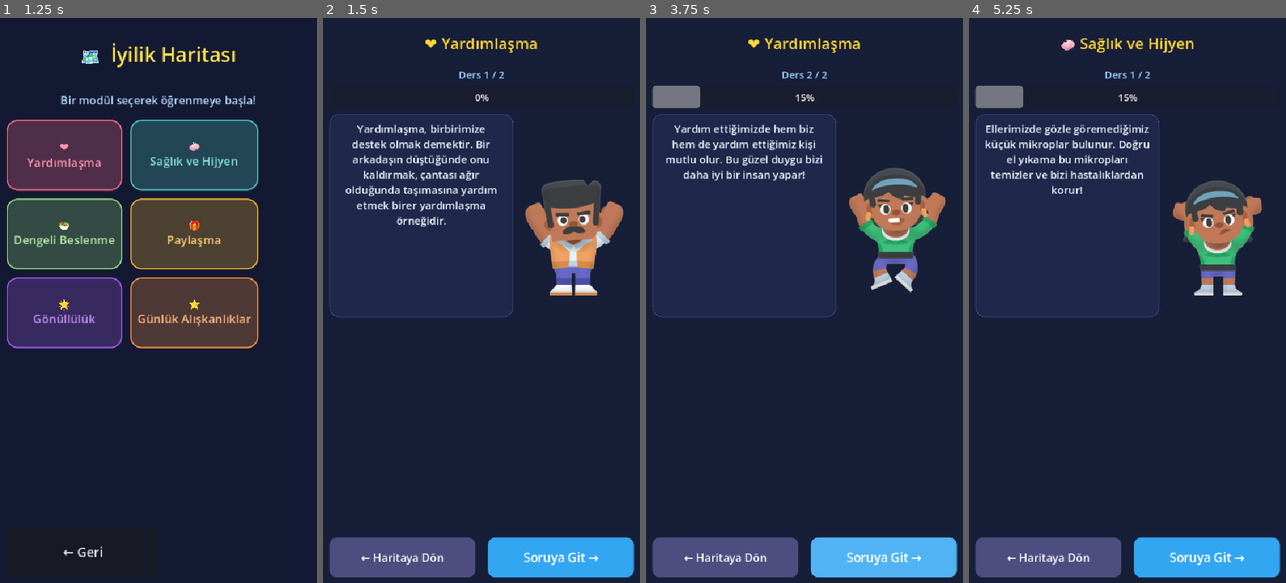
Above: before the commit, frames 1-4 (left to right).
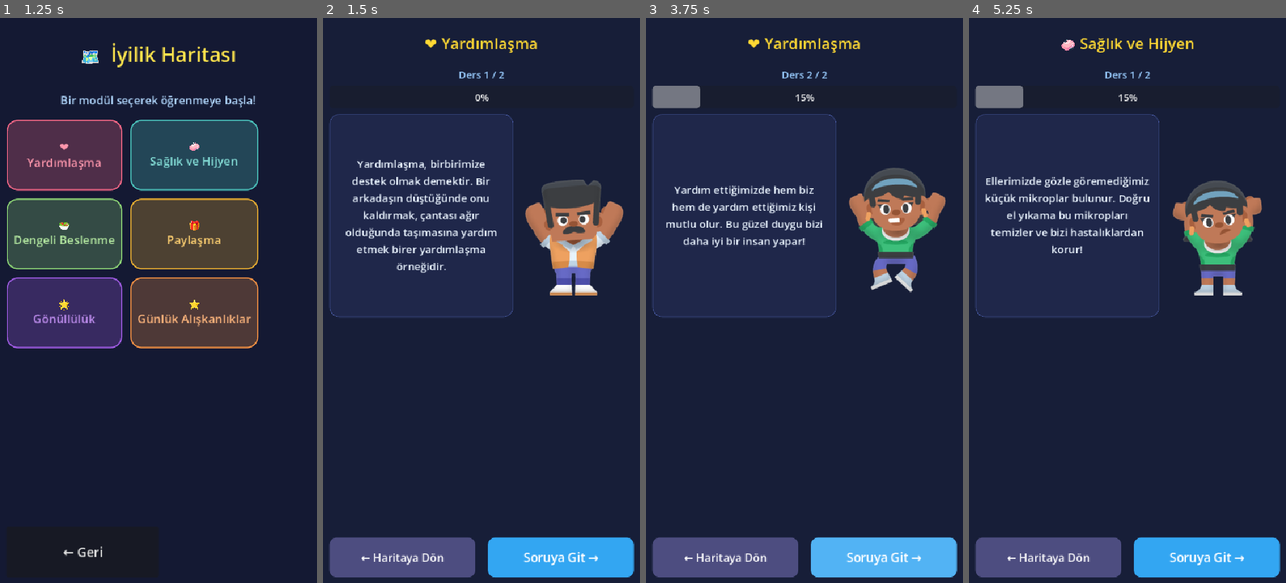
Above: after the commit, the same moments.

Repository: 42-Istanbul-Freelance/losev_iyilik_kahraman
Game: Godot game, scene res://scenes/MainMenu.tscn
The game is run twice, just before and just after one commit, with the same random seed, the same clock (stepped at 60 frames per second) and the same inputs. Sound files missing from this copy of the repository are replaced by a short silence.
Inputs:
- Up to frame 1 (1.25 s): click "🗺️ Haritaya Git" at 0.5 s
- Up to frame 2 (1.5 s): click "❤️ Yardımlaşma" at 1.25 s
- Up to frame 3 (3.75 s): click "Soruya Git →" at 2 s; click "Kitaplarını toplamana yardım …" at 2.75 s; click "Devam →" at 3.5 s
- Up to frame 4 (5.25 s): click "← Haritaya Dön" at 4.25 s; click "🧼 Sağlık ve Hijyen" at 5 s

Frame 1 is identical in both runs. In frame 2, 3.9% of the frame differs, in the area x 7-55%, y 18-46%; in frame 3, 2.7%; in frame 4, 3.1%.

Commit message:
fix: ders metni panelin tam ortasına taşındı
- LessonText: RichTextLabel -> Label
- vertical_alignment = CENTER + horizontal_alignment = CENTER
- size_flags: FILL+EXPAND ile paneli tam doldururken metin ortada

Diff:
--- a/scenes/LessonScene.tscn
+++ b/scenes/LessonScene.tscn
@@ -77,14 +77,15 @@
 grow_horizontal = 2
 grow_vertical = 2
 
-[node name="LessonText" type="RichTextLabel" parent="LessonPanel"]
+[node name="LessonText" type="Label" parent="LessonPanel"]
 layout_mode = 2
 size_flags_horizontal = 3
 size_flags_vertical = 3
-theme_override_font_sizes/normal_font_size = 18
-theme_override_colors/default_color = Color(0.92, 0.96, 1, 1)
-bbcode_enabled = true
-text = ""
+theme_override_font_sizes/font_size = 18
+theme_override_colors/font_color = Color(0.92, 0.96, 1, 1)
+text = ""
+horizontal_alignment = 1
+vertical_alignment = 1
 autowrap_mode = 3
 
 [node name="QuestionPanel" type="PanelContainer" parent="."]
--- a/scripts/LessonScene.gd
+++ b/scripts/LessonScene.gd
@@ -4,7 +4,7 @@
 @onready var lesson_counter: Label = $LessonCounter
 @onready var xp_bar: ProgressBar = $XPBar
 @onready var character_sprite: TextureRect = $CharacterSprite
-@onready var lesson_text: RichTextLabel = $LessonPanel/LessonText
+@onready var lesson_text: Label = $LessonPanel/LessonText
 @onready var lesson_panel: PanelContainer = $LessonPanel
 @onready var question_panel: PanelContainer = $QuestionPanel
 @onready var question_label: Label = $QuestionLabel
@@ -59,10 +59,11 @@
 			lbl.vertical_alignment = VERTICAL_ALIGNMENT_CENTER
 			lbl.horizontal_alignment = HORIZONTAL_ALIGNMENT_CENTER
 
-	# RichTextLabel için ortalama: scroll devre dışı, dikey dolgu
+	# RichTextLabel yoksa Label ile ortalama
 	if lesson_text:
-		lesson_text.scroll_active = false
+		lesson_text.vertical_alignment = VERTICAL_ALIGNMENT_CENTER
 		lesson_text.horizontal_alignment = HORIZONTAL_ALIGNMENT_CENTER
+		lesson_text.autowrap_mode = TextServer.AUTOWRAP_WORD_SMART
 
 
 
